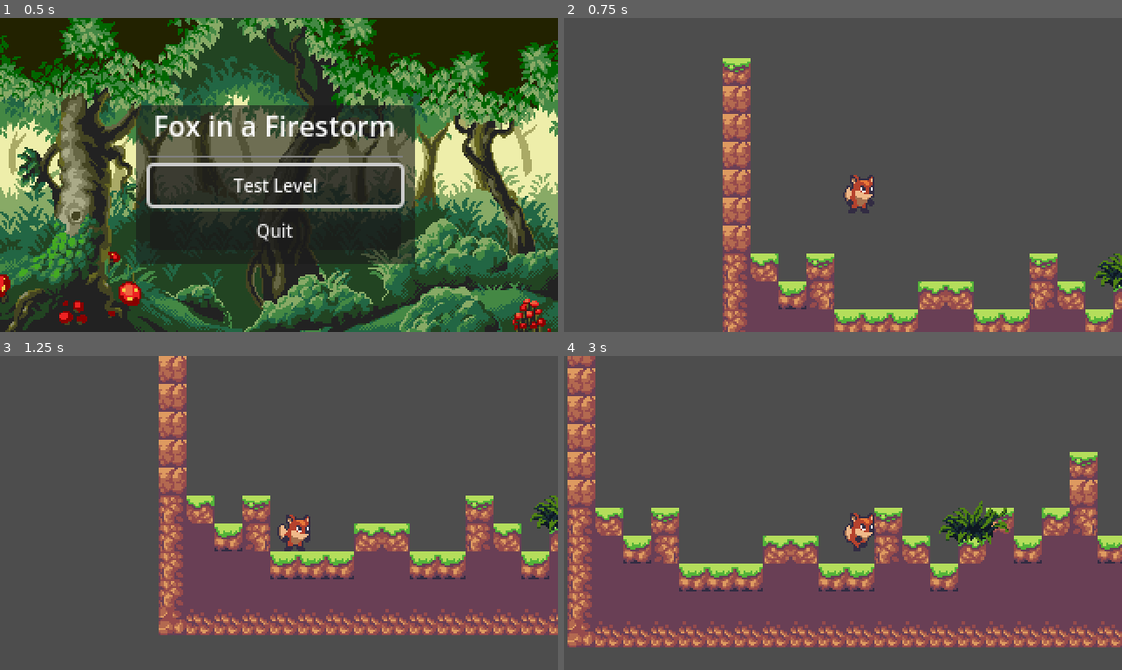
Above: before the commit, frames 1-4 (two rows, left to right).
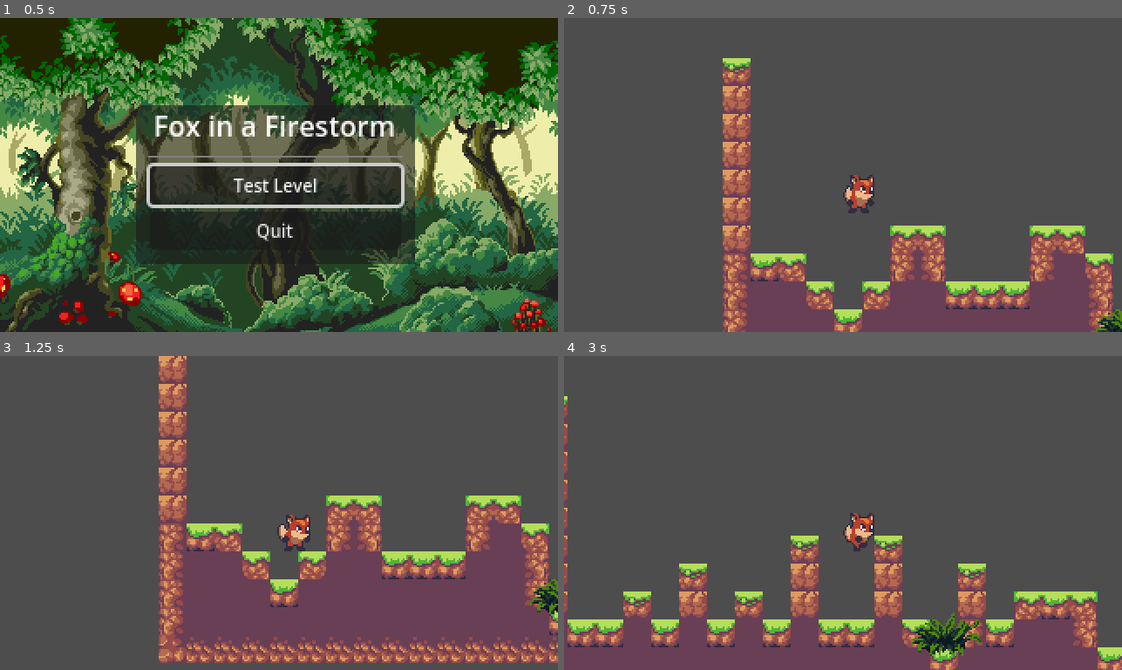
Above: after the commit, the same moments.

Repository: JP-Dhabolt/fox-in-a-firestorm
Game: Godot game, scene res://scenes/levels/Main.tscn
Two runs of this game, one before a commit and one after it. Both use one fixed random seed, a clock stepped at 60 frames per second and the inputs below.
Inputs (mouse positions are in pixels of both pictures, inside the frame that each line leads up to):
- Up to frame 1 (0.5 s): no input
- Up to frame 2 (0.75 s): click "Test Level" at 0.5 s
- Up to frame 3 (1.25 s): no input
- Up to frame 4 (3 s): tap Enter at 1.25 s; move the mouse to (965, 497) at 1.27 s; hold D (move_right) 1.28-2 s; hold Shift 1.28-2 s; click (965, 497) at 1.42 s; tap Space (jump) at 1.52 s; drag from (731, 528) to (1021, 541) at 2.02 s; move the mouse to (898, 443) at 2.77 s; hold D (move_right) from 2.78 s (still down); tap Ctrl at 2.85 s

Frame 1 is identical in both runs. In frame 2, 11% of the frame differs, in the area x 33-100%, y 66-100%; in frame 3, 19%; in frame 4, 44%, in the area x 0-100%, y 0-100%.
Error in both runs: Invalid assignment of property or key 'paused' with value of type 'bool' on a base object of type 'null instance'. (res://scenes/interface/MenuModal/MenuModal.…

Commit message:
Add random seed when instantiating Noise

Diff:
--- a/game/scripts/NoiseForTerrain.gd
+++ b/game/scripts/NoiseForTerrain.gd
@@ -17,6 +17,7 @@
 
 static func _generate_initial_noise() -> FastNoiseLite:
 	var fast_noise = FastNoiseLite.new()
+	fast_noise.seed = randi()
 	fast_noise.noise_type = FastNoiseLite.TYPE_PERLIN
 	fast_noise.domain_warp_enabled = true
 	fast_noise.domain_warp_amplitude = 89.5
@@ -36,6 +37,7 @@
 
 static func _generate_random_noise() -> FastNoiseLite:
 	var fast_noise = FastNoiseLite.new()
+	fast_noise.seed = randi()
 	fast_noise.noise_type = FastNoiseLite.TYPE_PERLIN
 	fast_noise.domain_warp_enabled = randi_range(0, 1) == 0
 	fast_noise.domain_warp_amplitude = randf_range(0.0, 100.0)
